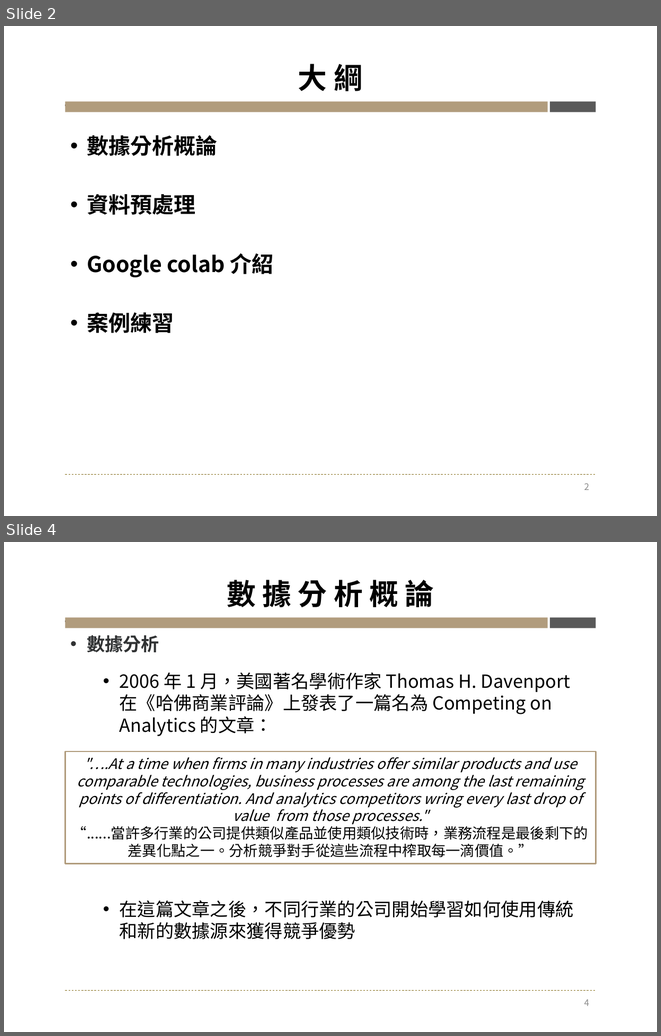
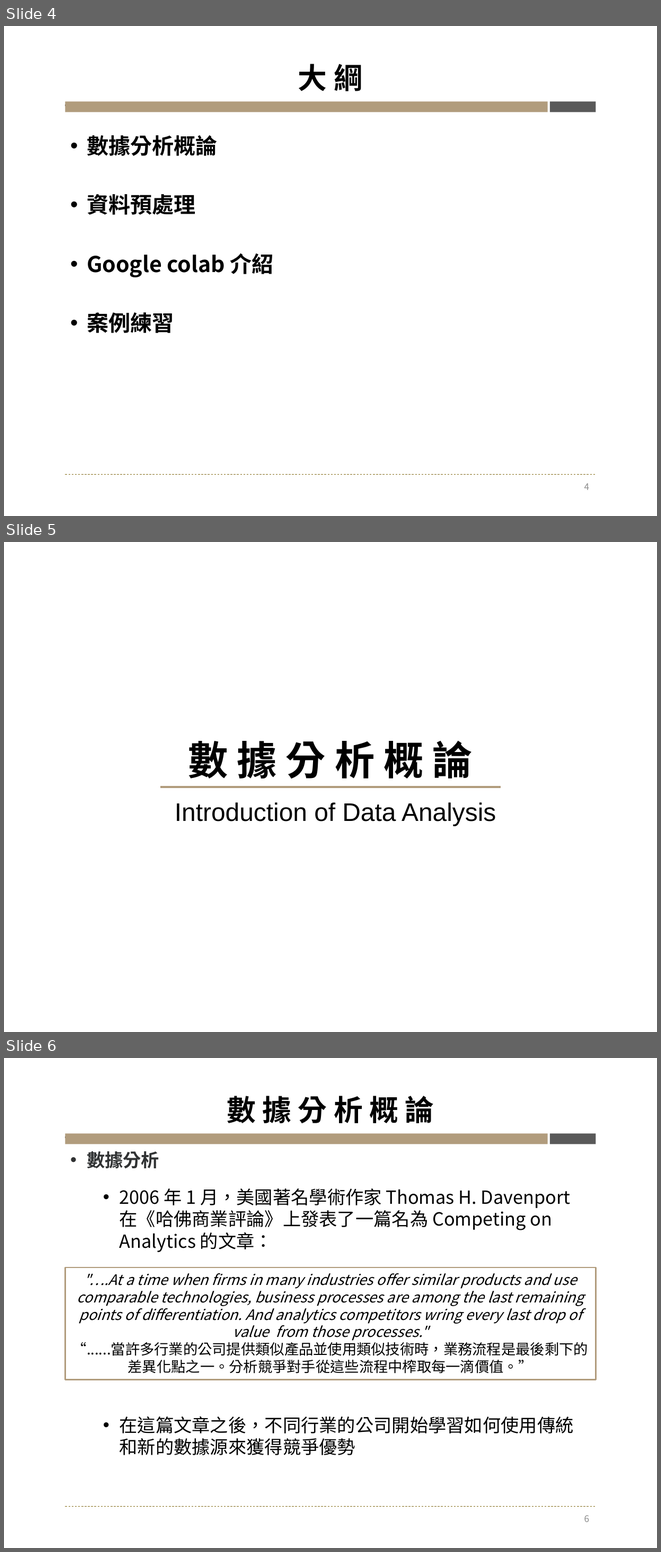
Before and after one commit to guzun0325/Data-Analysis, a slide deck: 1131 有得科學社-數據分析.pptx. Shown one above the other, each under a label of ours: slides 2 and 4 before the commit, slides 4, 5 and 6 after it; the slides between them are not shown. The pictures are 661x1036 and 661x1552 pixels, drawn with LibreOffice and Linux fonts; fonts in the diff are those of the drawing. Boxes give left, top, right and bottom in pixels: in the first picture for what was removed or moved away, otherwise in the second. Text is boxed around its words. In the diff, an @@ line names an element or a change of style, - is before the commit and + after.

```diff
--- a/1131 有得科學社-數據分析.pptx
+++ b/1131 有得科學社-數據分析.pptx
@@ slide 5 added at [4, 542, 657, 1032], background #FFFFFF @@
@@ title added at [188, 740, 473, 778], 44 pt, text #000000, bold @@
+數 據 分 析 概 論
@@ line added from (160, 787) to (501, 787), #B19C7D 2.25 pt @@
@@ text added at [175, 802, 496, 826], 28 pt, text #000000 @@
+Introduction of Data Analysis
@@ what was slide 2 is now slide 4 @@
@@ page number at [584, 483, 590, 490]: text changed @@
-2
+4
@@ what was slide 4 is now slide 6 @@
@@ page number at [584, 1515, 590, 1522]: text changed @@
-4
+6
```
Also in this commit, not shown: 1 slide changed, 2 other slides added.
